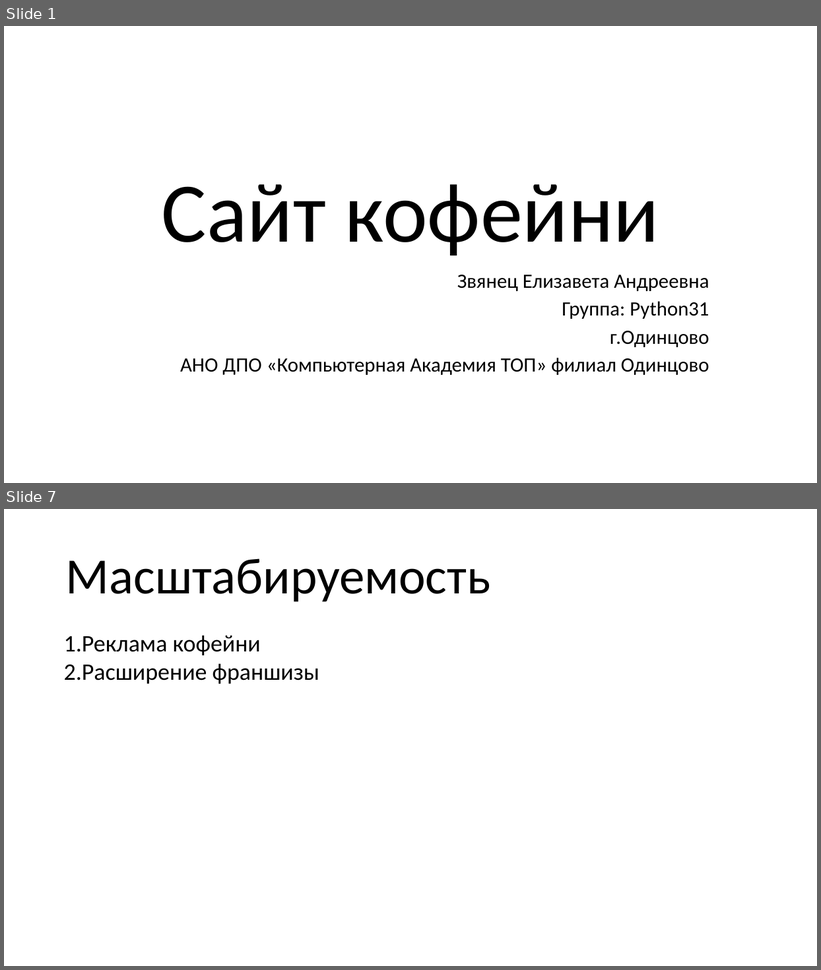
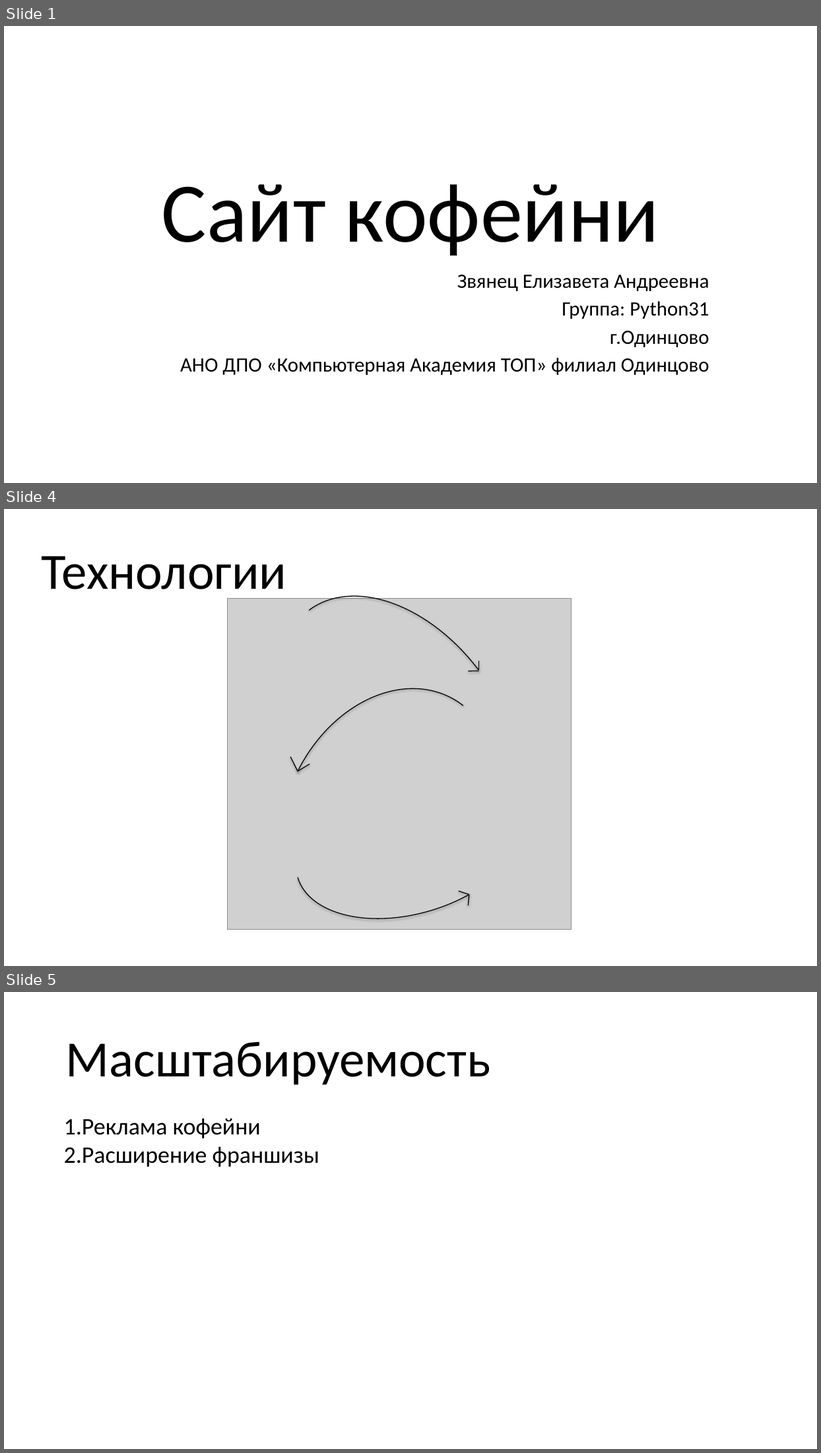
Before and after one commit to Elizzveta/Project, a slide deck: сайт презентация (1).pptx. Shown one above the other, each under a label of ours: slides 1 and 7 before the commit, slides 1, 4 and 5 after it; the slides between them are not shown. The pictures are 821x970 and 821x1453 pixels, drawn with LibreOffice and Linux fonts; fonts in the diff are those of the drawing; grey boxes stand for pictures. Boxes give left, top, right and bottom in pixels: in the first picture for what was removed or moved away, otherwise in the second. Text is boxed around its words. In the diff, an @@ line names an element or a change of style, - is before the commit and + after.

```diff
--- a/сайт презентация (1).pptx
+++ b/сайт презентация (1).pptx
@@ slide 4 added at [4,509,817,966], background #FFFFFF @@
@@ text added at [42,556,287,601], 60 pt, text #000000 @@
+Технологии
@@ arc (boxed as its full ellipse) added at [230,551,569,910], outline #000000 1 pt @@
@@ picture added at [227,599,572,930] @@
@@ arc (boxed as its full ellipse) added at [238,651,542,966], outline #000000 1 pt @@
@@ line added from (479, 661) to (479, 670), #000000 1 pt @@
@@ line added from (479, 671) to (468, 671), #000000 1 pt @@
@@ arc (boxed as its full ellipse) added at [279,745,543,945], outline #000000 1 pt @@
@@ line added from (290, 757) to (298, 771), #000000 1 pt @@
@@ line added from (298, 771) to (310, 764), #000000 1 pt @@
@@ line added from (459, 891) to (469, 895), #000000 1 pt @@
@@ line added from (468, 906) to (469, 895), #000000 1 pt @@
@@ what was slide 7 is now slide 5 @@
```
Also in this commit, not shown: 3 slides changed, 3 slides removed.
